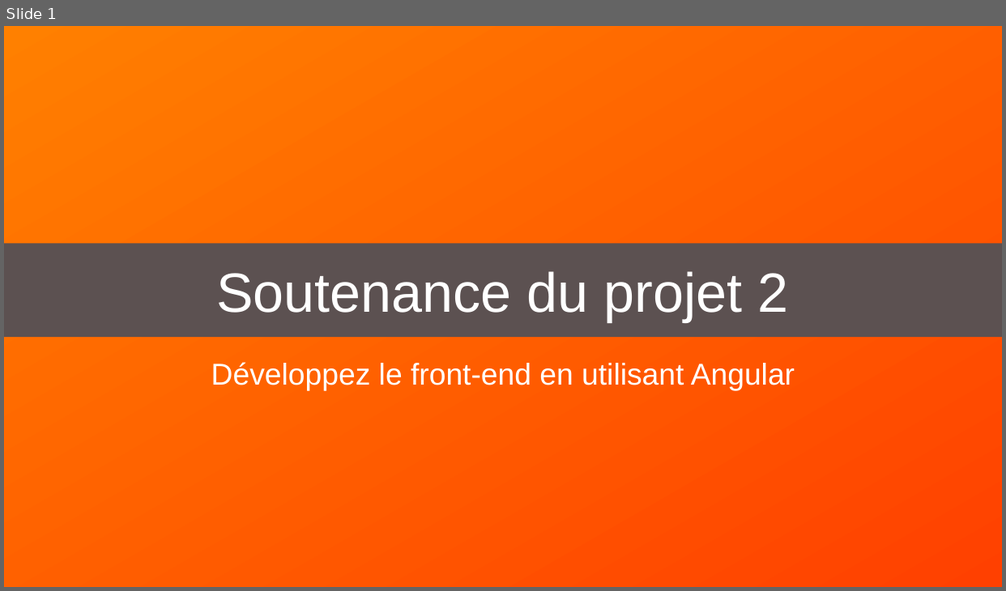
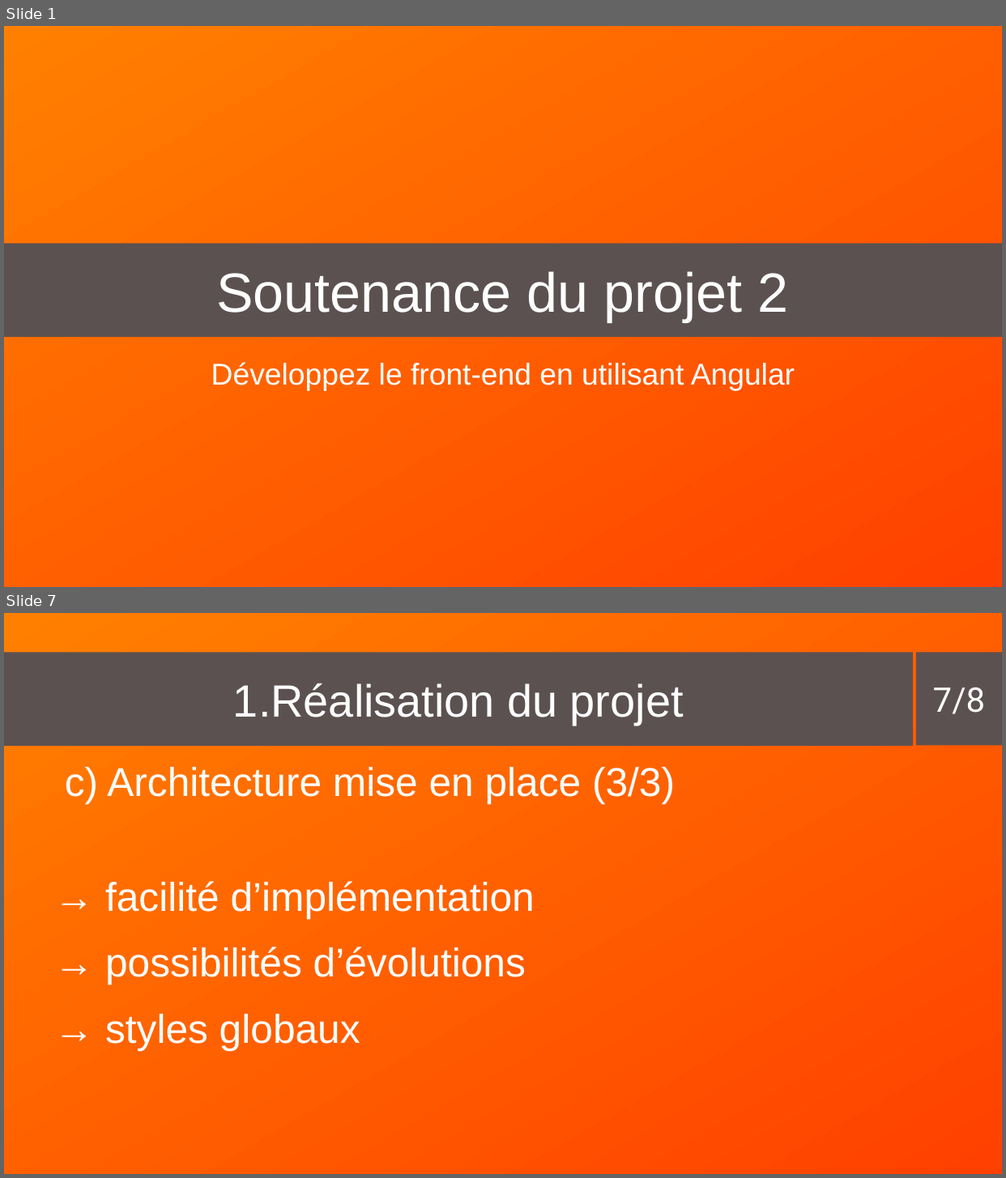
Before and after one commit to ZaeRon007/FormationFullStack, a slide deck: documents/presentation/presentation2.odp. Shown one above the other, each under a label of ours: slide 1 before the commit, slides 1 and 7 after it; the slides between them are not shown. The pictures are 1006x591 and 1006x1178 pixels, drawn with LibreOffice and Linux fonts; fonts in the diff are those of the drawing. Boxes give left, top, right and bottom in pixels: in the first picture for what was removed or moved away, otherwise in the second. Text is boxed around its words. In the diff, an @@ line names an element or a change of style, - is before the commit and + after.

```diff
--- a/documents/presentation/presentation2.odp
+++ b/documents/presentation/presentation2.odp
@@ slide 7 added at <box>4,613,1002,1174</box>, background gradient #FF8000 to #FF4000 @@
@@ title added at <box>4,652,913,746</box>, fill #5C5151, 36 pt, text #FFFFFF @@
+1. Réalisation du projet
@@ rectangle added at <box>917,652,1002,745</box>, fill #5C5151, 27 pt, text #FFFFFF @@
+7/8
@@ text added at <box>105,767,675,1050</box>, 32 pt, text #FFFFFF @@
+c) Architecture mise en place (3/3)
+→ facilité d’implémentation
+→ possibilités d’évolutions
+→ styles globaux
```
Also in this commit, not shown: 6 slides changed, 1 other file.
